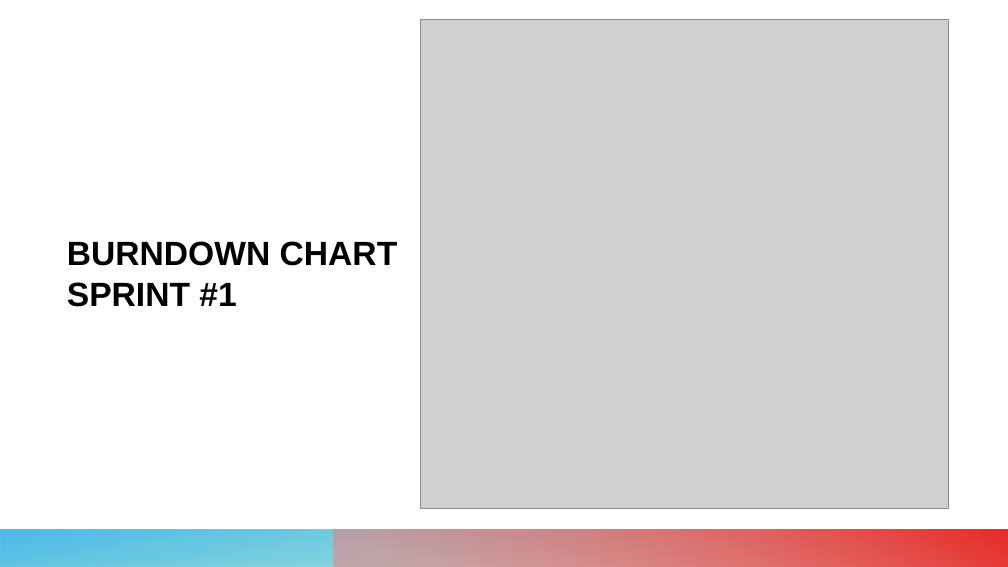
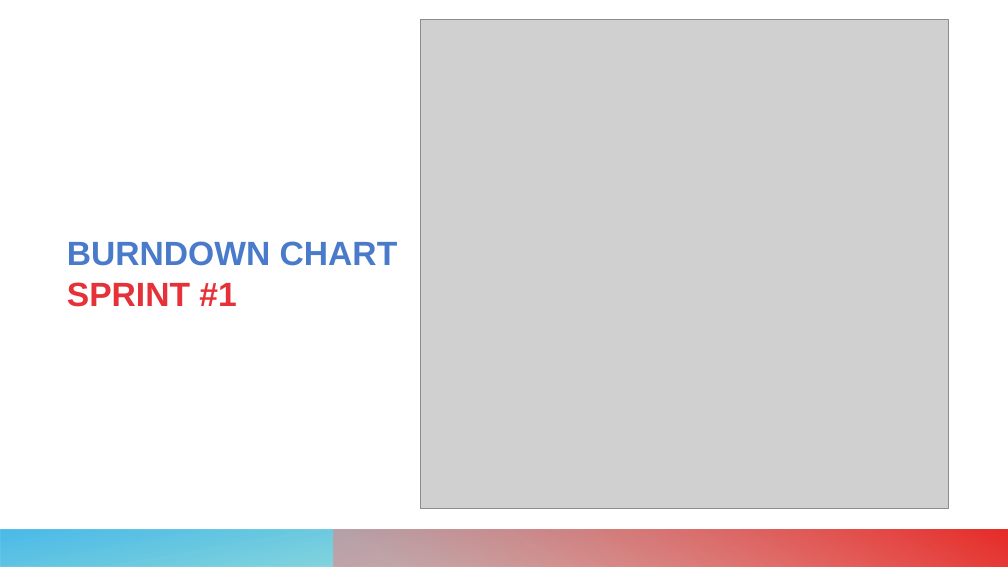
Before and after one commit to giuseppefrusso/Team8SE, a slide deck: slide 4 of Team 8 finale.pptx. Drawn at 1008x567 pixels with LibreOffice and Linux fonts; fonts in the diff are those of the drawing; grey boxes stand for pictures. Boxes give left, top, right and bottom in pixels: in the first picture for what was removed or moved away, otherwise in the second. Text is boxed around its words. In the diff, an @@ line names an element or a change of style, - is before the commit and + after.

```diff
--- a/Team 8 finale.pptx
+++ b/Team 8 finale.pptx
@@ text "BURNDOWN CHART SPRINT #1" at <box>67,241,398,307</box>: text colour #000000 to #4A7BCB in "BURNDOWN CHART"; text colour #000000 to #E43238 in "SPRINT #1" @@
```
Also in this commit, not shown: 6 other slides changed, 1 slide added, 1 slide removed.
